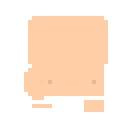
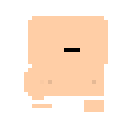
Layered file, before and after one edit (128x128). Changes by layer:
painted on "Layer 1" over [left=64, top=48, right=80, bottom=52]
